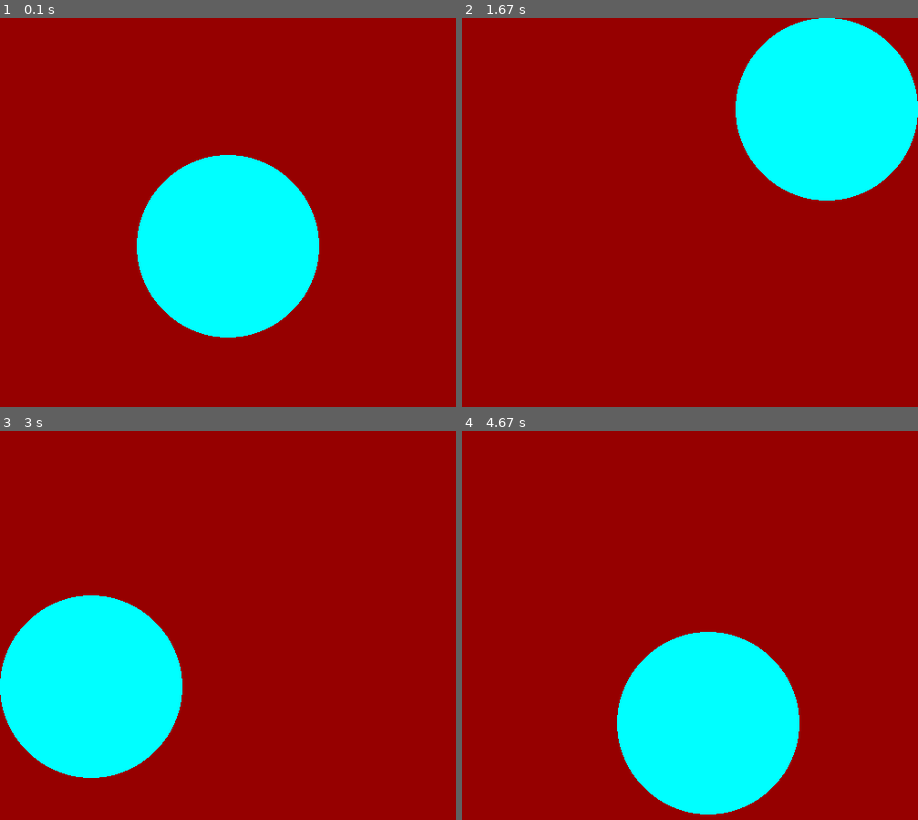
Above: before the commit, frames 1-4 (two rows, left to right).
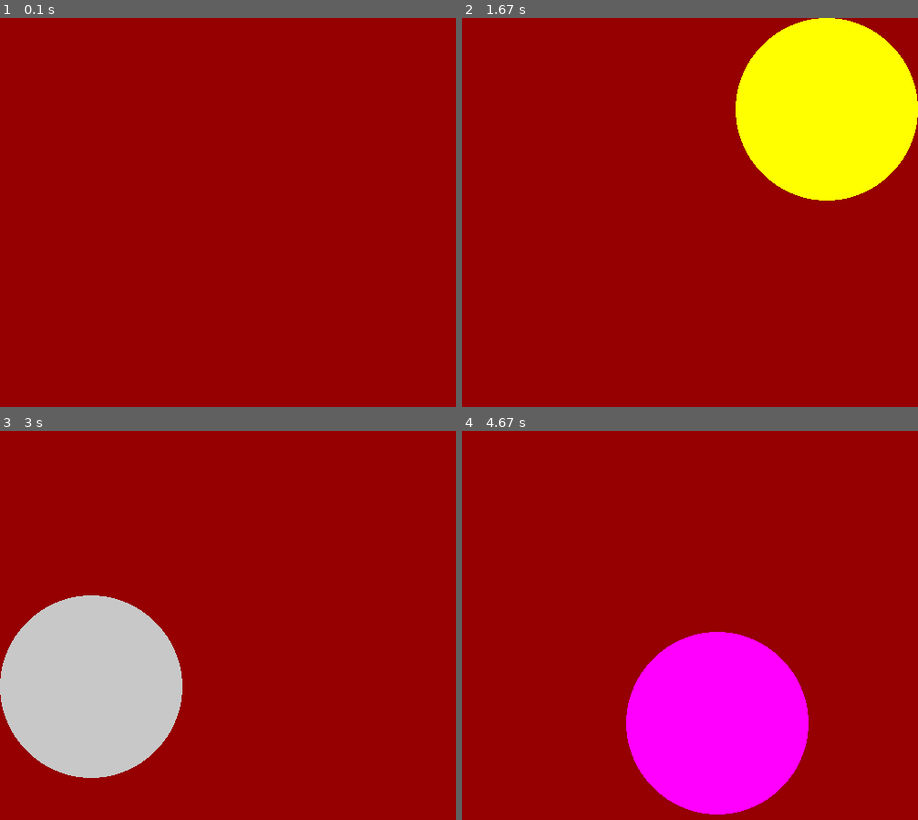
Above: after the commit, the same moments.

Repository: Femli/WeLikeWebsites
Game: pygame game, started from collision.py
The game is run twice, just before and just after one commit, with the same random seed, the same clock (stepped at 60 frames per second) and the same inputs.
Inputs:
- Up to frame 1 (0.1 s): no input
- Up to frame 2 (1.67 s): hold D 0.33-0.8 s; hold W 0.83-1.13 s
- Up to frame 3 (3 s): hold A 1.67-2.2 s; hold S 2.23-2.53 s
- Up to frame 4 (4.67 s): hold W 3-3.37 s; hold D 3.4-4.03 s; hold S 4.07-4.43 s; hold A from 4.47 s (still down)

The runs differ from the first frame. In frame 1, 15% of the frame differs, in the area x 30-70%, y 35-83%; in frame 2, 15%; in frame 3, 15%; in frame 4, 16%, in the area x 34-76%, y 51-99%.

Commit message:
Add files via upload
Now the color turns a different color when moved each direction

Diff:
--- a/collision.py
+++ b/collision.py
@@ -14,6 +14,11 @@
 posx = 250
 posy = 250
 
+circle_blue = False
+circle_purple = False
+circle_yeller = False
+circle_strange = False
+
 while True:
 ### posx = posx - 10
 ### posx -= 10
@@ -21,25 +26,50 @@
         if event.type == pygame.QUIT:
             pygame.quit()
             sys.exit()
-        elif event.type == pygame.KEYDOWN:
-            if event.key == pygame.K_a:
-                posx -= 10
+
 
     keypressed = pygame.key.get_pressed()
     if keypressed[pygame.K_a] and posx > 100:
         posx -= 10
+        circle_purple = True
+        circle_blue = False
+        circle_yeller = False
+        circle_strange = False
 
     elif keypressed[pygame.K_s] and posy < 400:
         posy += 10
+        circle_strange = True
+        circle_blue = False
+        circle_purple = False
+        circle_yeller = False
 
     elif keypressed[pygame.K_w] and posy > 100:
         posy -= 10
+        circle_yeller = True
+        circle_blue = False
+        circle_purple = False
+        circle_strange = False
 
     elif keypressed[pygame.K_d] and posx < 400:
         posx += 10
+        circle_blue = True
+        circle_purple = False
+        circle_yeller = False
+        circle_strange = False
+
+    screen.fill((150,0,0))
+
+    if circle_blue:
+        pygame.draw.circle(screen,(0, 255, 255), (posx, posy), 100)
 
 
-    screen.fill((150,0,0))
-    pygame.draw.circle(screen,(0, 255, 255), (posx, posy), 100)
+    elif circle_purple:
+        pygame.draw.circle(screen,(255, 0, 255), (posx, posy), 100)
+
+    elif circle_yeller:
+        pygame.draw.circle(screen,(255, 255, 0), (posx, posy), 100)
+
+    elif circle_strange:
+        pygame.draw.circle(screen,(200, 200, 200), (posx, posy), 100)
     ### describing above circle: color, placement, radius
     pygame.display.update()
